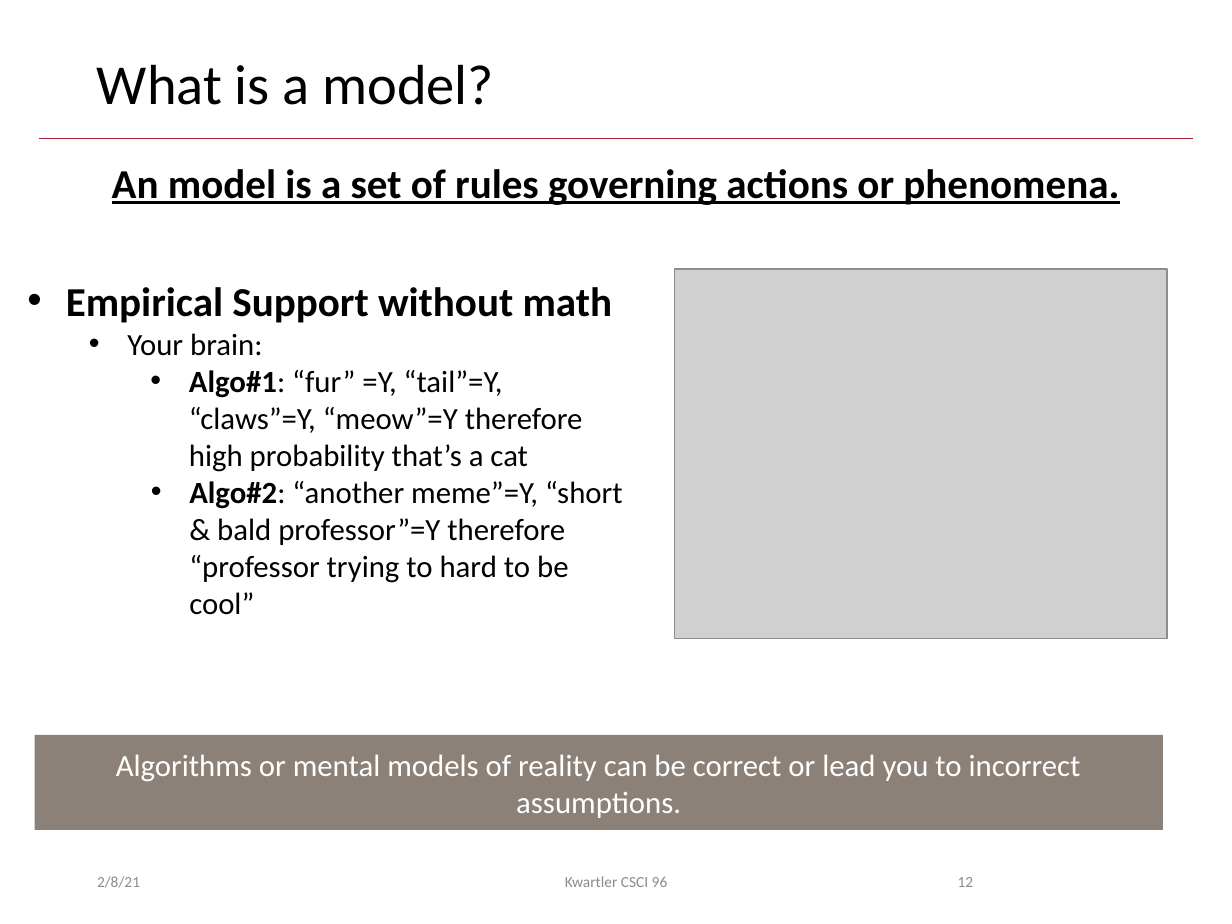
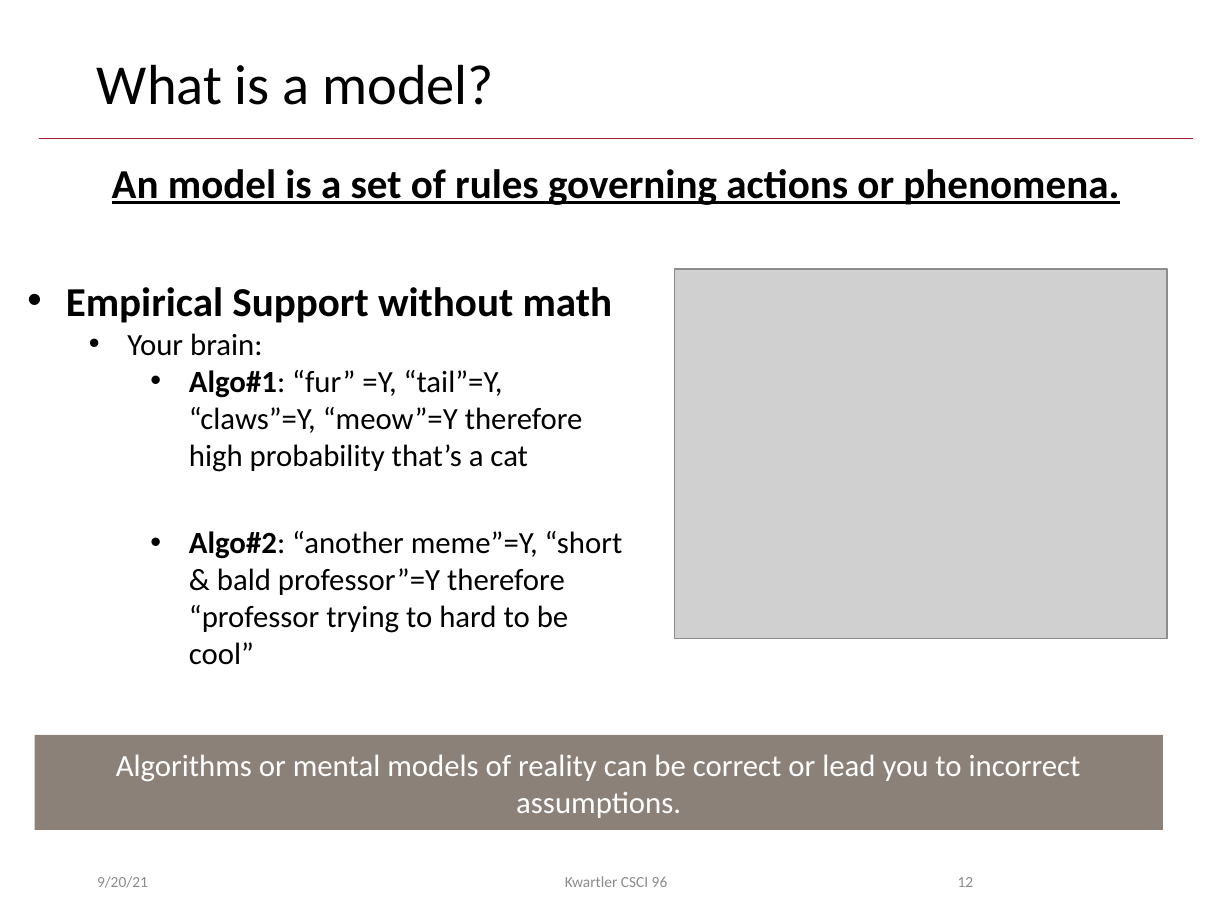
Before and after one commit to kwartler/Harvard_DataMining_Business_Student, a slide deck: slide 12 of Lessons/C_ModelingProcess_DataPrep/DM_Workflow_Preprocessing.pptx. Drawn at 1232x924 pixels with LibreOffice and Linux fonts; fonts in the diff are those of the drawing; grey boxes stand for pictures; background and template pictures are left out. Boxes give left, top, right and bottom in pixels: in the first picture for what was removed or moved away, otherwise in the second. Text is boxed around its words. In the diff, an @@ line names an element or a change of style, - is before the commit and + after.

```diff
--- a/Lessons/C_ModelingProcess_DataPrep/DM_Workflow_Preprocessing.pptx
+++ b/Lessons/C_ModelingProcess_DataPrep/DM_Workflow_Preprocessing.pptx
@@ text "Algo#2: “another meme”=Y, “short & ..." moved from (x1=189, y1=481, x2=623, y2=615) to (x1=189, y1=531, x2=623, y2=665) @@
@@ text at (x1=97, y1=876, x2=148, y2=888): text changed @@
-2/8/21
+9/20/21
```
Also in this commit, not shown: 65 other slides changed.
